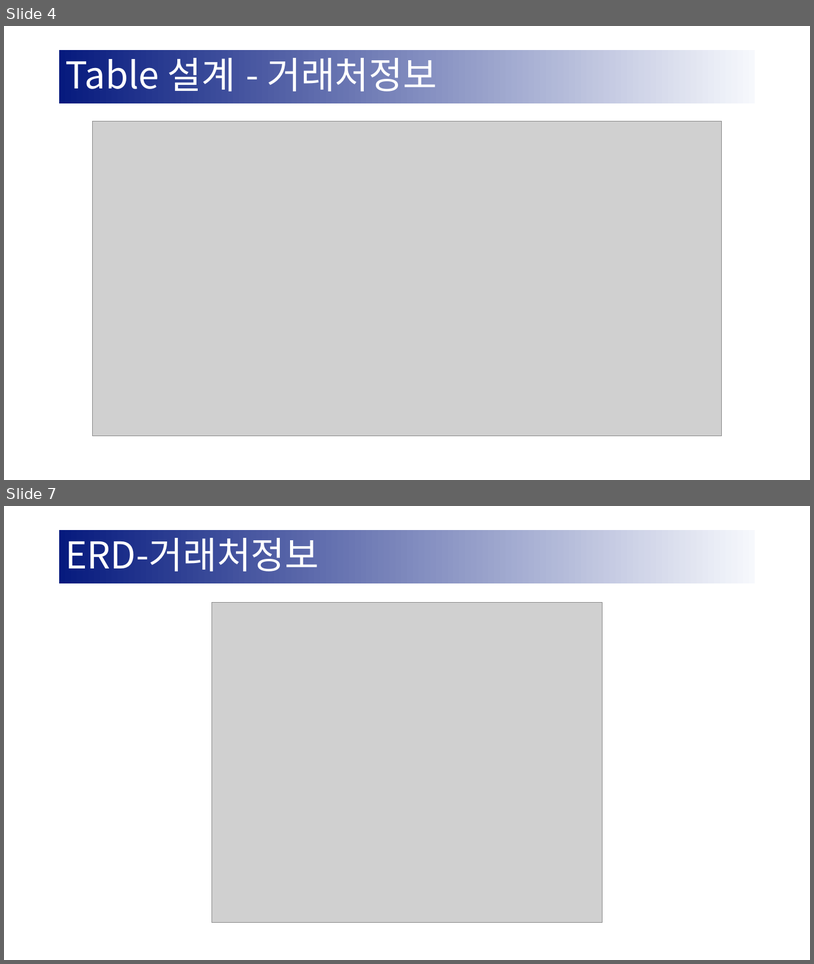
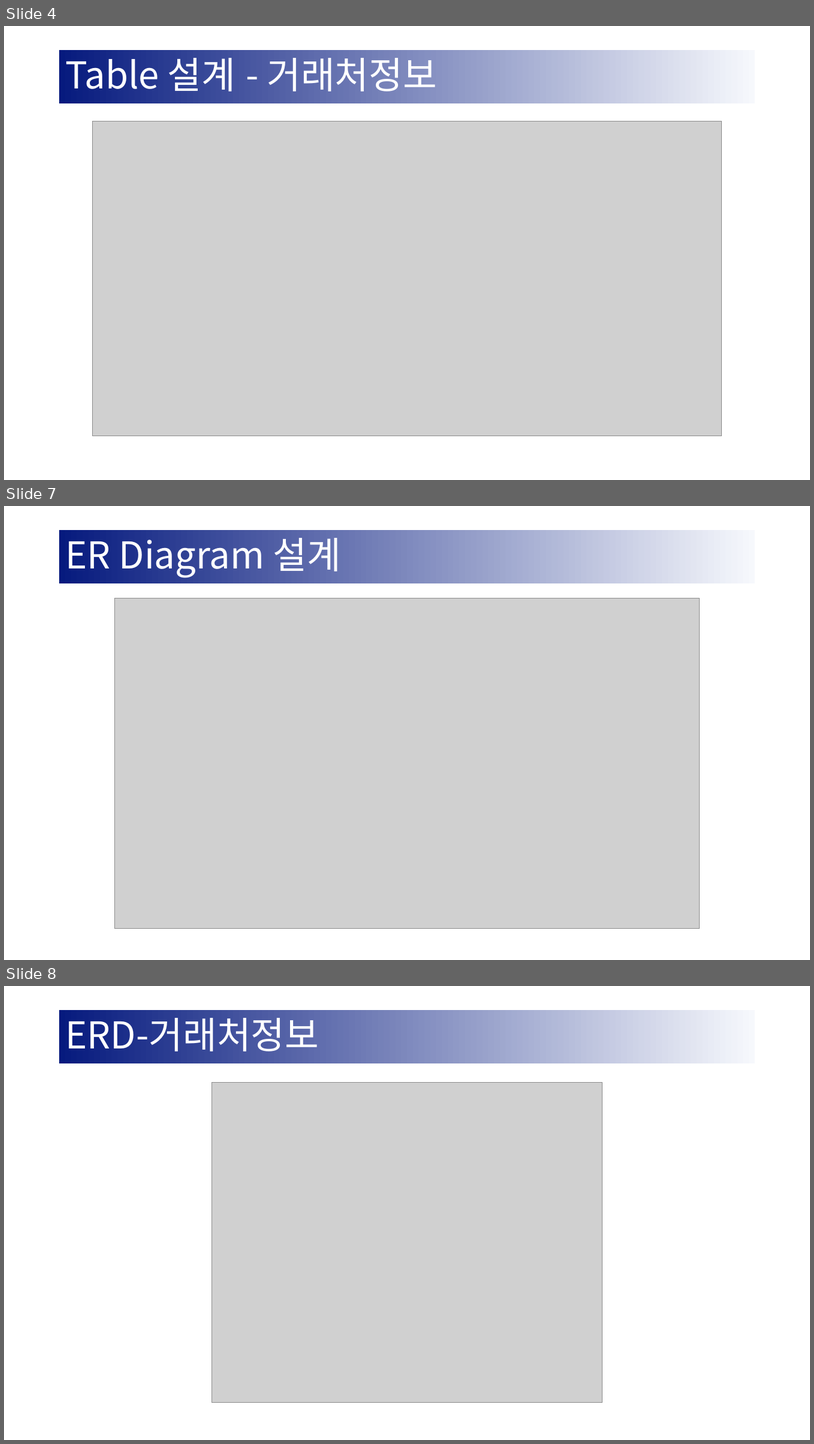
Before and after one commit to PollyGotACracker/study-nodeJS, a slide deck: Node_ERPV2/document/ERP_포트폴리오.pptx. Shown one above the other, each under a label of ours: slides 4 and 7 before the commit, slides 4, 7 and 8 after it; the slides between them are not shown. The pictures are 814x964 and 814x1444 pixels, drawn with LibreOffice and Linux fonts; fonts in the diff are those of the drawing; grey boxes stand for pictures. Boxes give left, top, right and bottom in pixels: in the first picture for what was removed or moved away, otherwise in the second. Text is boxed around its words. In the diff, an @@ line names an element or a change of style, - is before the commit and + after.

```diff
--- a/Node_ERPV2/document/ERP_포트폴리오.pptx
+++ b/Node_ERPV2/document/ERP_포트폴리오.pptx
@@ slide 7 added at [4, 506, 810, 960], background #FFFFFF @@
@@ title added at [60, 530, 755, 583], fill gradient #F6F8FC to #061A7E, 44 pt, text #FFFFFF @@
+ER Diagram 설계
@@ picture added at [115, 598, 699, 929] @@
@@ what was slide 7 is now slide 8 @@
```
Also in this commit, not shown: 1 slide changed, 3 other slides added, 1 slide removed, 22 other files.
